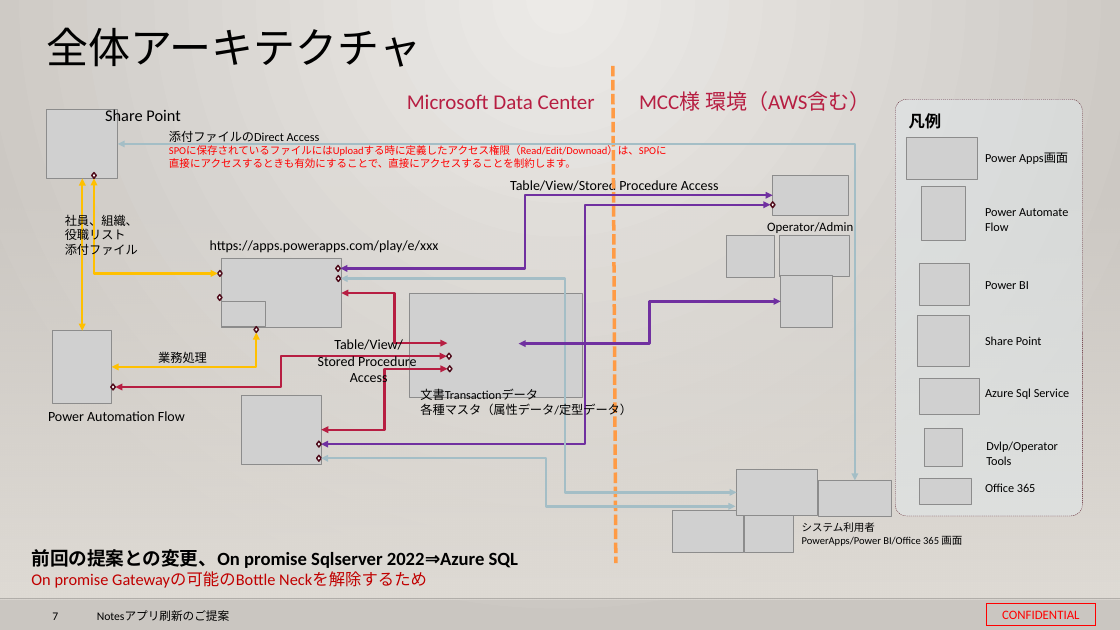
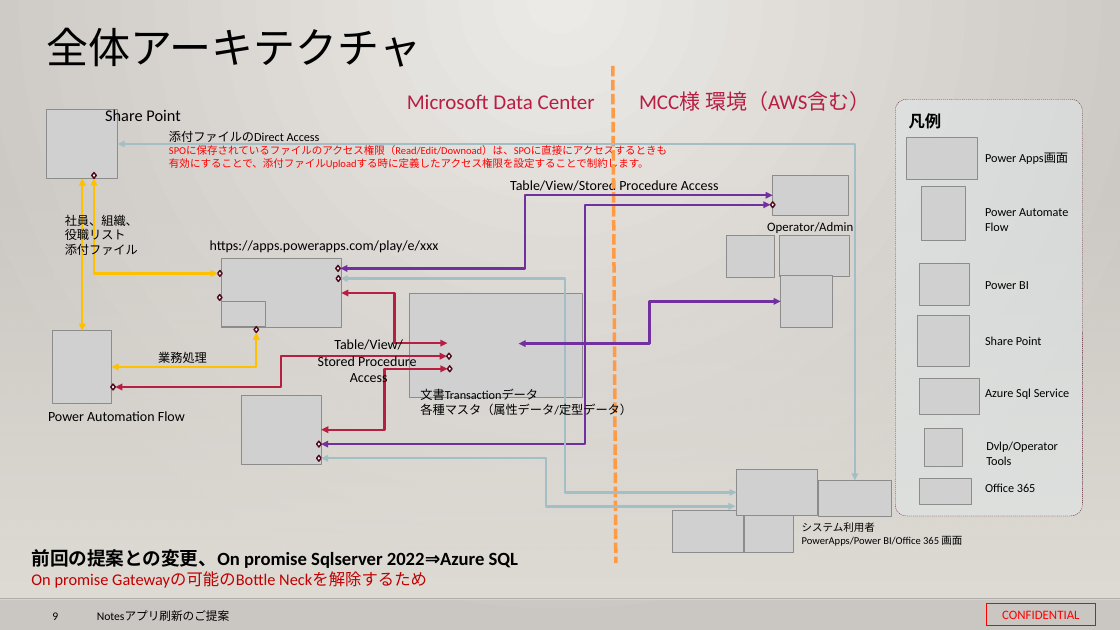
Before and after one commit to 0494938/Notes--CMS-Online, a slide deck: slide 9 of Notesアプリ刷新プロジェクト提案見積もり.v3.pptx (slide 7 before the commit). Drawn at 1120x630 pixels with LibreOffice and Linux fonts; fonts in the diff are those of the drawing; grey boxes stand for pictures; background and template pictures are left out. Boxes give left, top, right and bottom in pixels: in the first picture for what was removed or moved away, otherwise in the second. Text is boxed around its words. In the diff, an @@ line names an element or a change of style, - is before the commit and + after.

```diff
--- a/Notesアプリ刷新プロジェクト提案見積もり.v3.pptx
+++ b/Notesアプリ刷新プロジェクト提案見積もり.v3.pptx
@@ text at (x1=169, y1=146, x2=667, y2=170): text changed @@
-SPOに保存されているファイルにはUploadする時に定義したアクセス権限（Read/Edit/Downoad）は、SPOに直接にアクセスするときも有効にすることで、直接にアクセスすることを制約します。
+SPOに保存されているファイルのアクセス権限（Read/Edit/Downoad）は、SPOに直接にアクセスするときも有効にすることで、添付ファイルUploadする時に定義したアクセス権限を設定することで制約します。
@@ page number at (x1=52, y1=612, x2=58, y2=620): text changed @@
-7
+9
```
Also in this commit, not shown: 6 other slides changed, 2 slides added.
